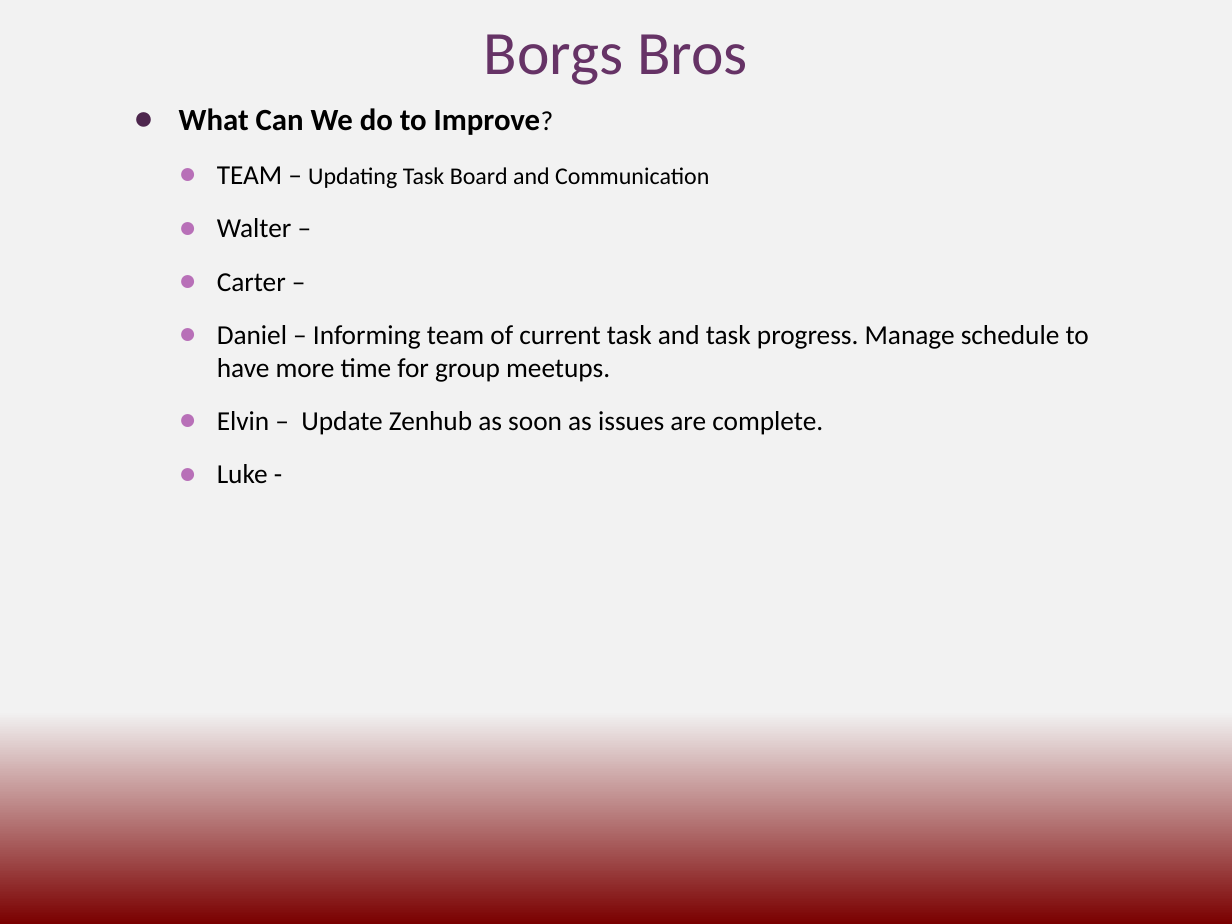
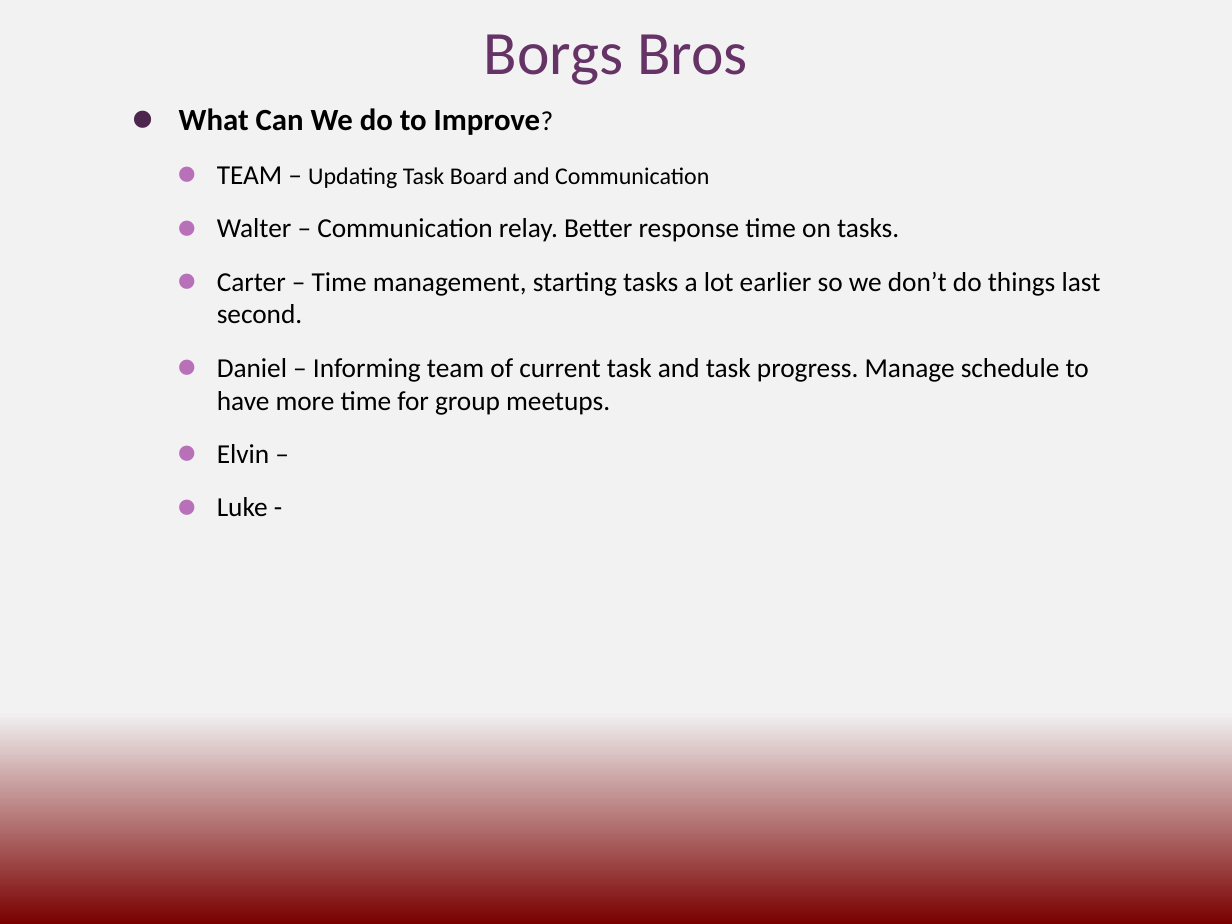
Before and after one commit to cs3398-borgs-bros/JeopardyChamp-Project, a slide deck: slide 3 of docs/Borgs_Retrospective.pptx. Drawn at 1232x924 pixels with LibreOffice and Linux fonts; fonts in the diff are those of the drawing. Boxes give left, top, right and bottom in pixels: in the first picture for what was removed or moved away, otherwise in the second. Text is boxed around its words. In the diff, an @@ line names an element or a change of style, - is before the commit and + after.

```diff
--- a/docs/Borgs_Retrospective.pptx
+++ b/docs/Borgs_Retrospective.pptx
@@ text at <box>179,108,1089,516</box>: bullet ● to ⚫; less space between paragraphs @@
@@ text at <box>217,218,1101,324</box>: text changed @@
-    ● Walter –
-    ● Carter –
+    ⚫ Walter – Communication relay. Better response time on tasks.
+    ⚫ Carter – Time management, starting tasks a lot earlier so we don’t do things last second.
@@ text at <box>217,444,269,463</box>: text changed @@
-    ● Elvin – Update Zenhub as soon as issues are complete.
+    ⚫ Elvin –
```
Also in this commit, not shown: 2 other slides changed.
